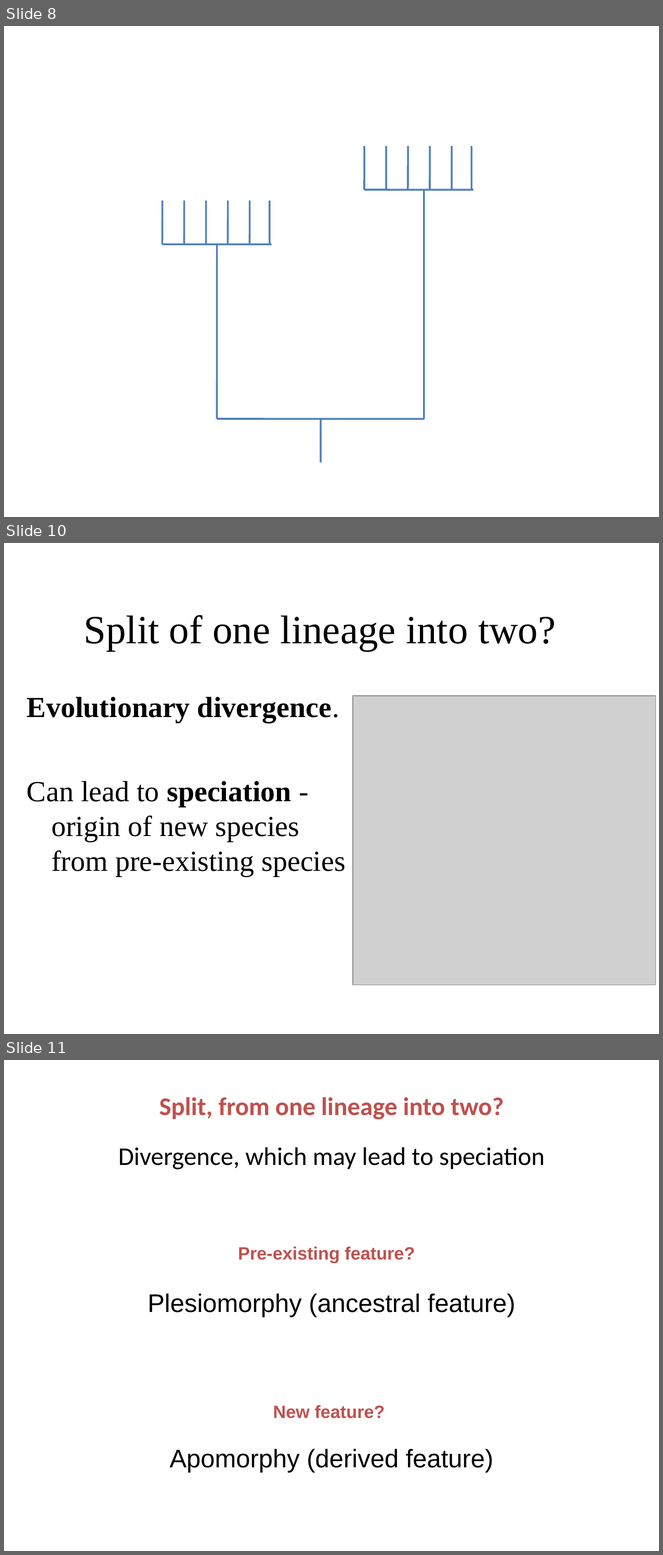
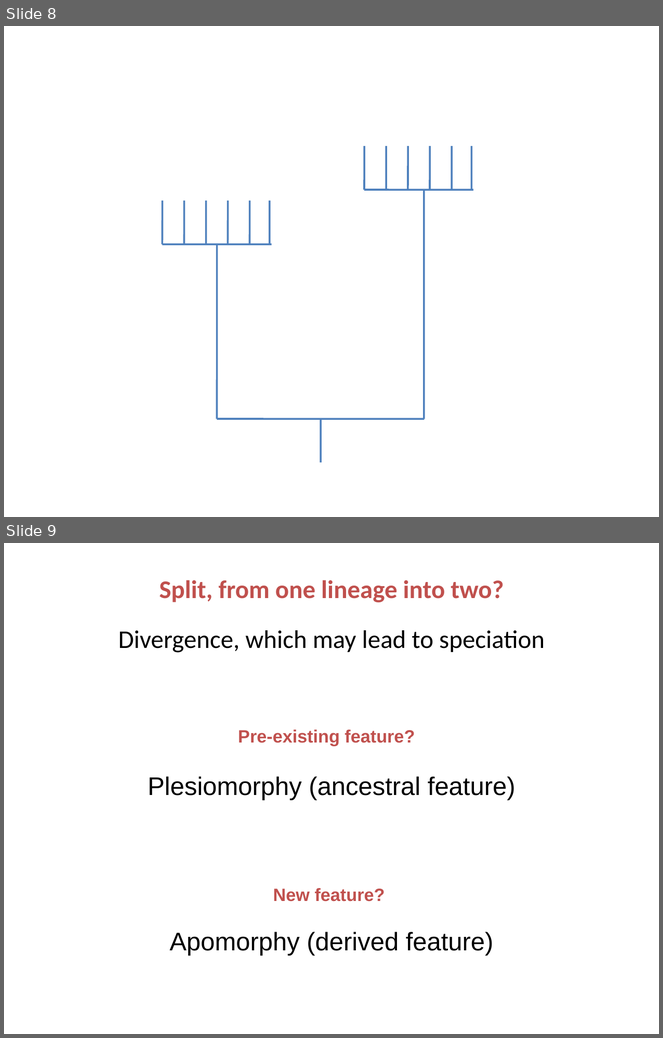
Before and after one commit to wf8/IB290, a slide deck: lecture_slides/Mtg01_intro.ppt. Shown one above the other, each under a label of ours: slides 8, 10 and 11 before the commit, slides 8 and 9 after it; the slides between them are not shown. The pictures are 663x1555 and 663x1038 pixels, drawn with LibreOffice and Linux fonts; fonts in the diff are those of the drawing; grey boxes stand for pictures. Boxes give left, top, right and bottom in pixels: in the first picture for what was removed or moved away, otherwise in the second. Text is boxed around its words. In the diff, an @@ line names an element or a change of style, - is before the commit and + after.

```diff
--- a/lecture_slides/Mtg01_intro.ppt
+++ b/lecture_slides/Mtg01_intro.ppt
@@ slide 10 removed at (x1=4, y1=543, x2=659, y2=1034), background #FFFFFF @@
@@ title removed at (x1=84, y1=615, x2=556, y2=651) @@
-Split of one lineage into two?
@@ text removed at (x1=27, y1=697, x2=346, y2=877) @@
-Evolutionary divergence.
-Can lead to speciation - origin of new species from pre-existing species
@@ picture removed at (x1=353, y1=696, x2=656, y2=985) @@
@@ what was slide 11 is now slide 9 @@
```
Also in this commit, not shown: 1 other slide removed, 1 other file.
